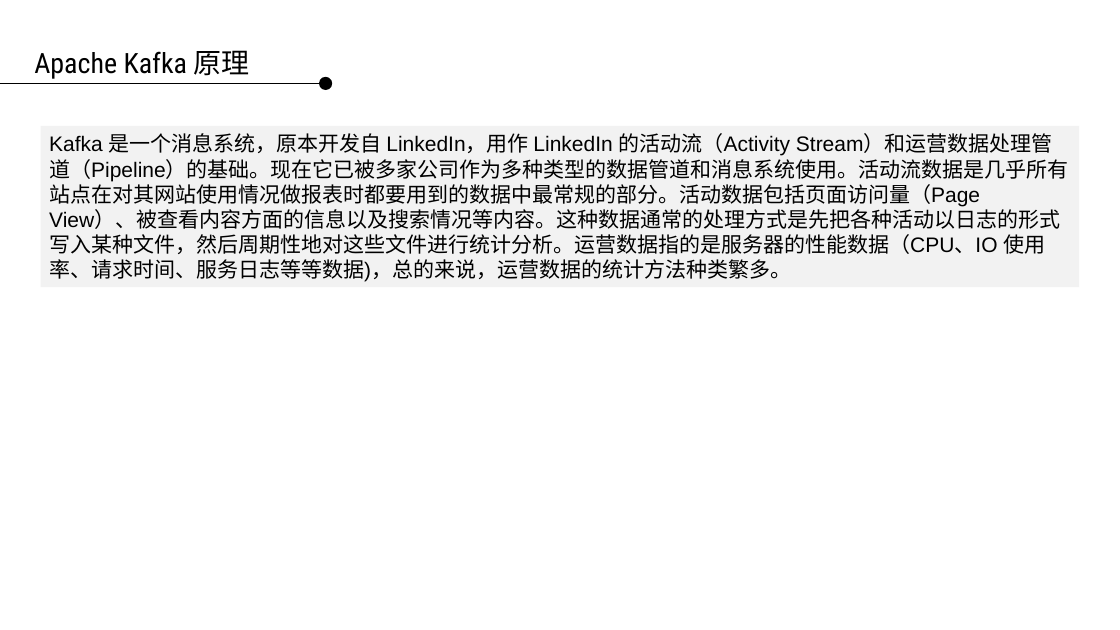
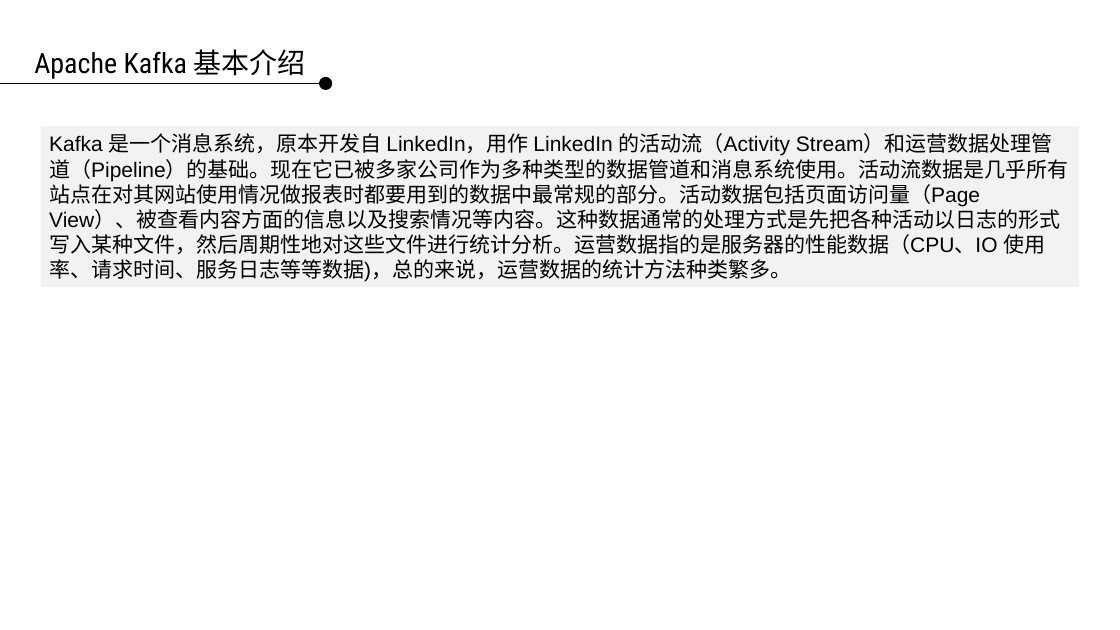
Before and after one commit to applepip/Big_Data, a slide deck: slide 7 of 数据采集系统/数据采集系统 第三讲.pptx (slide 6 before the commit). Drawn at 1120x630 pixels with LibreOffice and Linux fonts; fonts in the diff are those of the drawing; background and template pictures are left out. Boxes give left, top, right and bottom in pixels: in the first picture for what was removed or moved away, otherwise in the second. Text is boxed around its words. In the diff, an @@ line names an element or a change of style, - is before the commit and + after.

```diff
--- a/数据采集系统/数据采集系统 第三讲.pptx
+++ b/数据采集系统/数据采集系统 第三讲.pptx
@@ text at [34, 49, 306, 79]: text changed @@
-Apache Kafka 原理
+Apache Kafka 基本介绍
```
Also in this commit, not shown: 4 other slides changed, 29 slides added, 29 slides removed.
